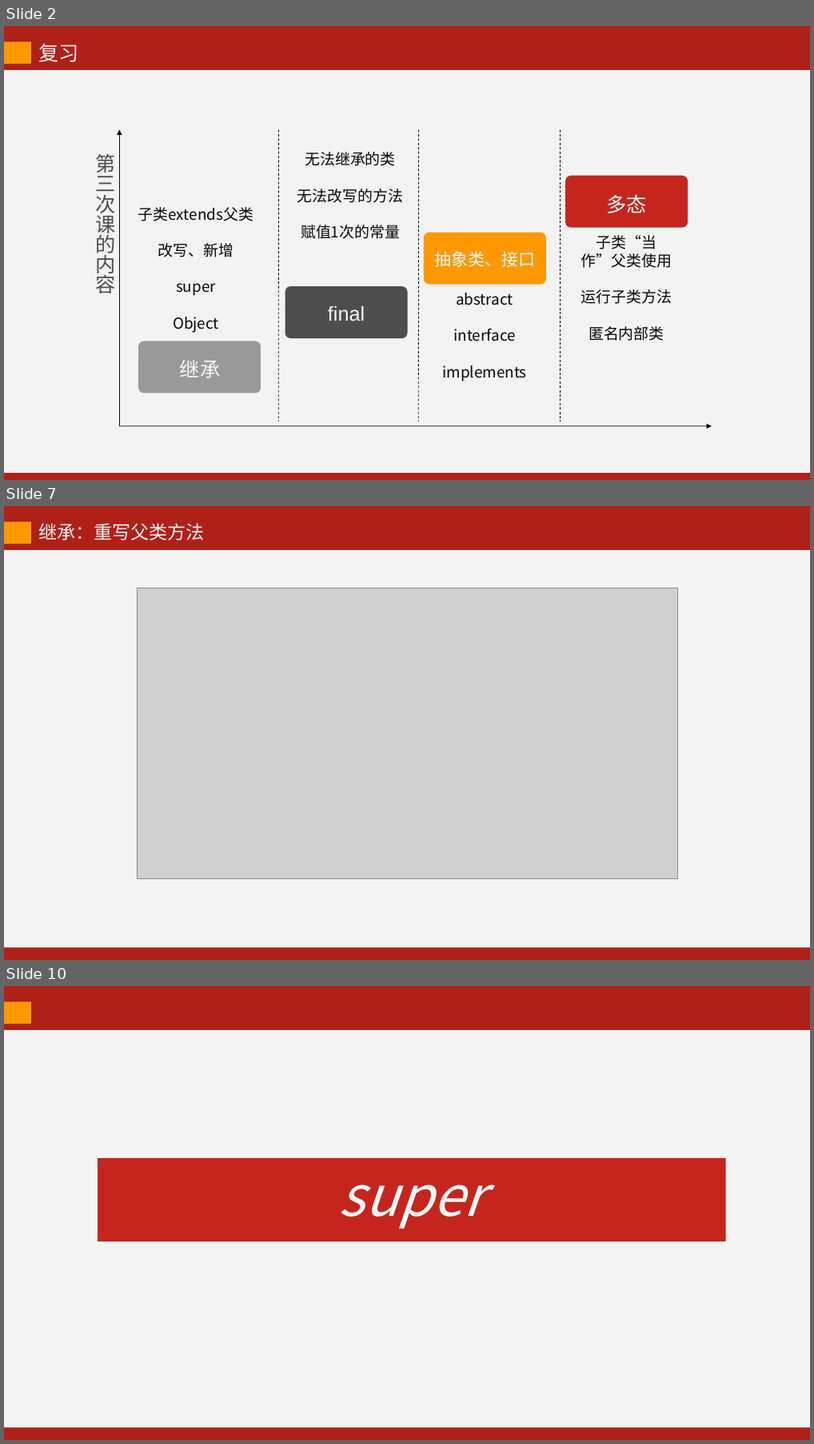
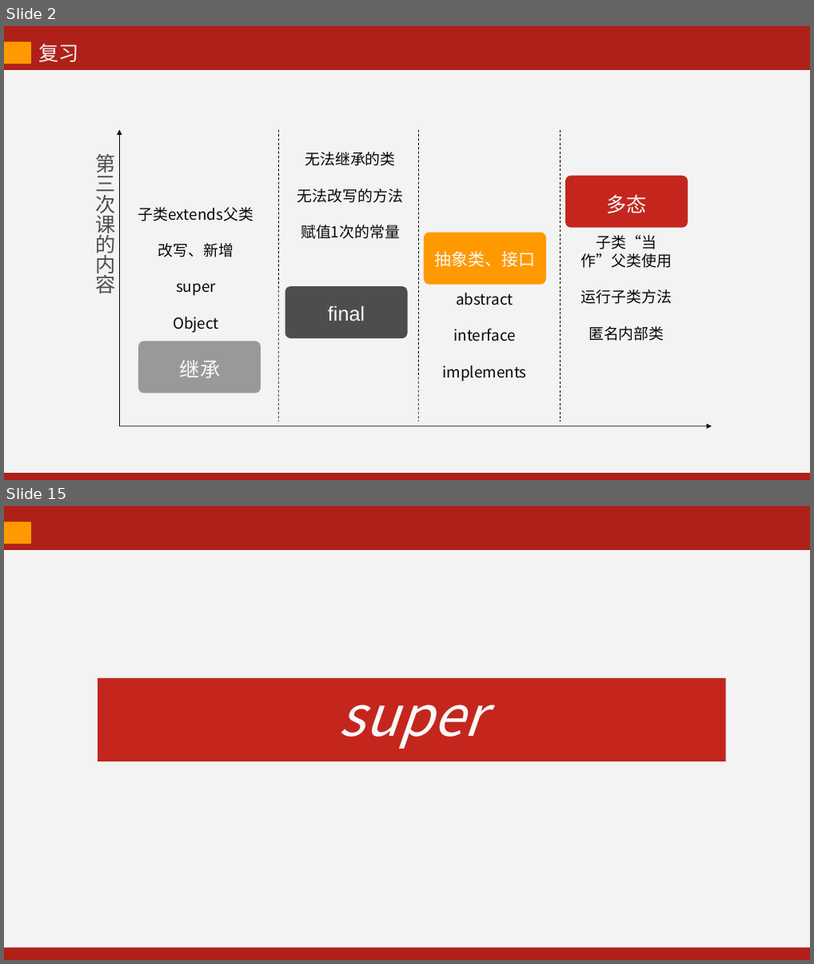
Before and after one commit to kevinjoyce/JavaCourseWare, a slide deck: PPT/每次课PPT/04 面向对象（下）-2.pptx. Shown one above the other, each under a label of ours: slides 2, 7 and 10 before the commit, slides 2 and 15 after it; the slides between them are not shown. The pictures are 814x1444 and 814x964 pixels, drawn with LibreOffice and Linux fonts; fonts in the diff are those of the drawing; grey boxes stand for pictures. Boxes give left, top, right and bottom in pixels: in the first picture for what was removed or moved away, otherwise in the second. Text is boxed around its words. In the diff, an @@ line names an element or a change of style, - is before the commit and + after.

```diff
--- a/PPT/每次课PPT/04 面向对象（下）-2.pptx
+++ b/PPT/每次课PPT/04 面向对象（下）-2.pptx
@@ slide 7 removed at bbox=[4, 506, 810, 960], background #AF2019 @@
@@ rectangle removed at bbox=[4, 522, 31, 544] @@
@@ text removed at bbox=[38, 523, 204, 540] @@
-继承：重写父类方法
@@ rectangle removed at bbox=[4, 550, 810, 947] @@
@@ picture removed at bbox=[137, 588, 678, 878] @@
@@ what was slide 10 is now slide 15 @@
```
Also in this commit, not shown: 3 slides changed, 9 slides added, 4 other slides removed, 10 other files.
